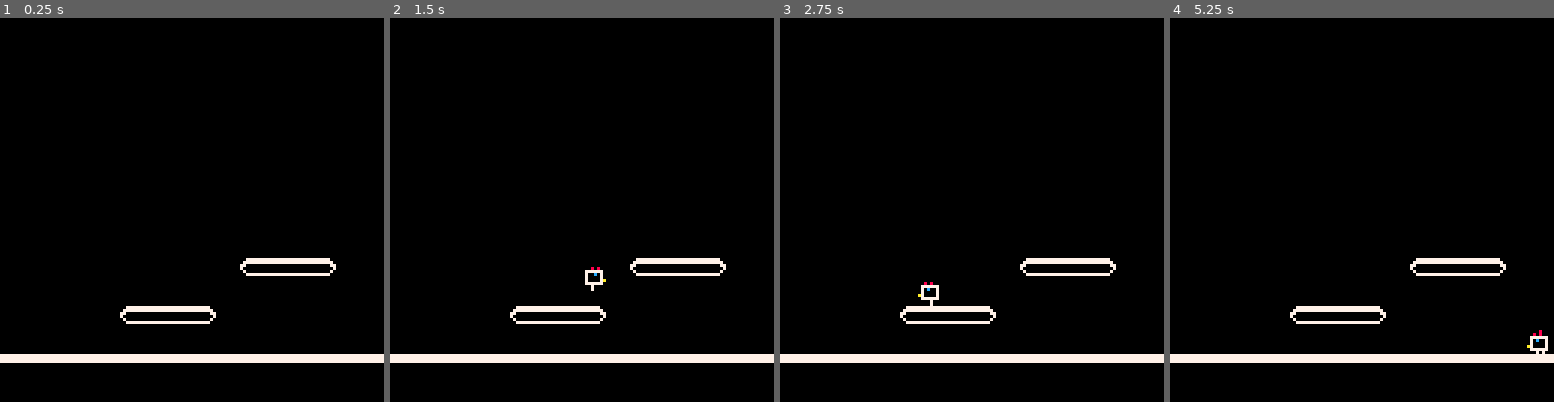
Above: before the commit, frames 1-4 (left to right).
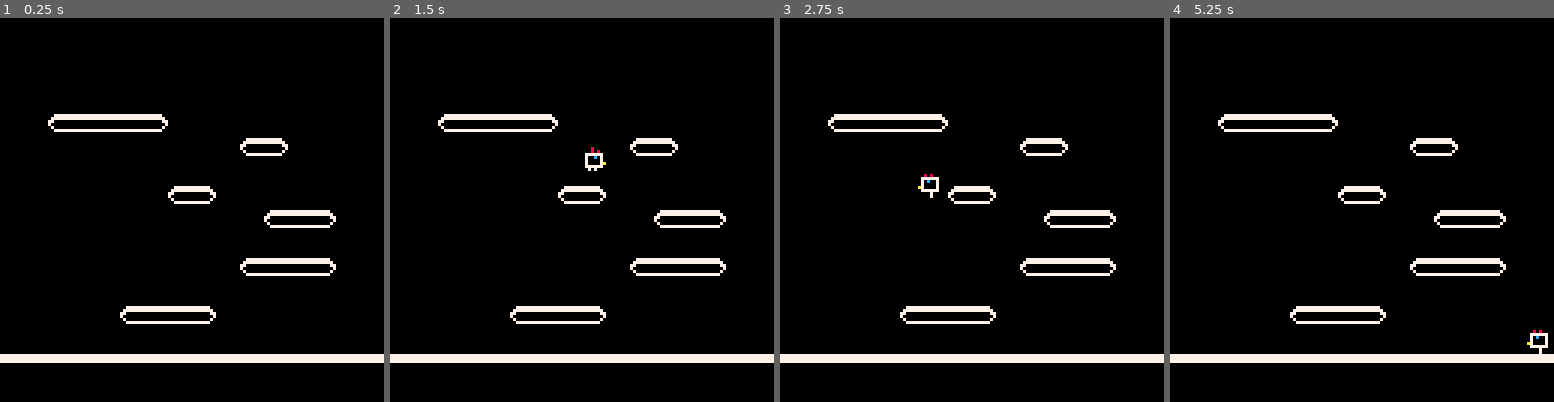
Above: after the commit, the same moments.

Repository: jmcarlson0320/chicken
Game: PICO-8 cartridge chicken.p8
The game is run twice, just before and just after one commit, with the same random seed, the same clock (stepped at 60 frames per second) and the same inputs.
Inputs (mouse positions are in pixels of both pictures, inside the frame that each line leads up to):
- Up to frame 1 (0.25 s): no input
- Up to frame 2 (1.5 s): tap O (Z key) at 0.33, 0.7, 1.43 s; click (459, 121) at 0.67 s; tap X (X key) at 1.07 s; click (520, 267) at 1.22 s
- Up to frame 3 (2.75 s): click (975, 114) at 1.77 s; hold Left 1.97-2.37 s; tap X (X key) at 2.07, 2.4, 2.73 s; tap O (Z key) at 2.22 s; click (1037, 259) at 2.32 s; hold Down from 2.42 s (still down)
- Up to frame 4 (5.25 s): release Down at 2.82 s; click (1492, 106) at 2.87 s; hold Right 2.87-3.53 s; tap X (X key) every 0.33 s from 3.07 to 5.07 s; tap O (Z key) at 3.1, 3.98, 4.87 s; click (1254, 256) at 3.42 s; hold Up 3.58-4.08 s; click (1315, 102) at 3.97 s; hold Right 4.13-4.53 s; click (1381, 248) at 4.52 s; hold Down 4.58-5.08 s; click (1442, 94) at 5.07 s; hold Left from 5.13 s (still down)

The runs differ from the first frame. In frame 1, 1.7% of the frame differs, in the area x 12-88%, y 25-55%; in frame 2, 2.0%, in the area x 12-88%, y 25-72%; in frame 3, 2.0%; in frame 4, 1.9%.

Commit message:
Add more platforms

Diff:
--- a/chicken.lua
+++ b/chicken.lua
@@ -328,13 +328,11 @@
 				if not fget(collision.tile, 1) then
 					obj.dx = 0
 					obj.sub_x = 0
-					obj.collision_x = true
 					break
 				end
 			end
 			obj.x += sign
 			move_x -= sign
-			obj.collision_x = false
 		end
 
 	end
@@ -359,10 +357,12 @@
 						obj.on_ground = true
 						break
 					end
-				else
+				elseif fget(collision.tile, 0) then -- solid
 					obj.dy = 0
 					obj.sub_y = 0
-					obj.on_ground = true
+					if dy > 0 then
+						obj.on_ground = true
+					end
 					break
 				end
 			end
--- a/chicken.p8
+++ b/chicken.p8
@@ -43,11 +43,11 @@
 0000000000000000000000000000000000000000000000000000000000000000000000000000000000000000000000000000000000000000000000000000000000000000000000000000000000000000000000000000000000000000000000000000000000000000000000000000000000000000000000000000000000000000
 0000000000000000000000000000000000000000000000000000000000000000000000000000000000000000000000000000000000000000000000000000000000000000000000000000000000000000000000000000000000000000000000000000000000000000000000000000000000000000000000000000000000000000
 0000000000000000000000000000000000000000000000000000000000000000000000000000000000000000000000000000000000000000000000000000000000000000000000000000000000000000000000000000000000000000000000000000000000000000000000000000000000000000000000000000000000000000
+0000040505050600000000000000000000000000000000000000000000000000000000000000000000000000000000000000000000000000000000000000000000000000000000000000000000000000000000000000000000000000000000000000000000000000000000000000000000000000000000000000000000000000
+0000000000000000000004060000000000000000000000000000000000000000000000000000000000000000000000000000000000000000000000000000000000000000000000000000000000000000000000000000000000000000000000000000000000000000000000000000000000000000000000000000000000000000
 0000000000000000000000000000000000000000000000000000000000000000000000000000000000000000000000000000000000000000000000000000000000000000000000000000000000000000000000000000000000000000000000000000000000000000000000000000000000000000000000000000000000000000
-0000000000000000000000000000000000000000000000000000000000000000000000000000000000000000000000000000000000000000000000000000000000000000000000000000000000000000000000000000000000000000000000000000000000000000000000000000000000000000000000000000000000000000
-0000000000000000000000000000000000000000000000000000000000000000000000000000000000000000000000000000000000000000000000000000000000000000000000000000000000000000000000000000000000000000000000000000000000000000000000000000000000000000000000000000000000000000
-0000000000000000000000000000000000000000000000000000000000000000000000000000000000000000000000000000000000000000000000000000000000000000000000000000000000000000000000000000000000000000000000000000000000000000000000000000000000000000000000000000000000000000
-0000000000000000000000000000000000000000000000000000000000000000000000000000000000000000000000000000000000000000000000000000000000000000000000000000000000000000000000000000000000000000000000000000000000000000000000000000000000000000000000000000000000000000
+0000000000000004060000000000000000000000000000000000000000000000000000000000000000000000000000000000000000000000000000000000000000000000000000000000000000000000000000000000000000000000000000000000000000000000000000000000000000000000000000000000000000000000
+0000000000000000000000040506000000000000000000000000000000000000000000000000000000000000000000000000000000000000000000000000000000000000000000000000000000000000000000000000000000000000000000000000000000000000000000000000000000000000000000000000000000000000
 0000000000000000000000000000000000000000000000000000000000000000000000000000000000000000000000000000000000000000000000000000000000000000000000000000000000000000000000000000000000000000000000000000000000000000000000000000000000000000000000000000000000000000
 0000000000000000000004050506000000000000000000000000000000000000000000000000000000000000000000000000000000000000000000000000000000000000000000000000000000000000000000000000000000000000000000000000000000000000000000000000000000000000000000000000000000000000
 0000000000000000000000000000000000000000000000000000000000000000000000000000000000000000000000000000000000000000000000000000000000000000000000000000000000000000000000000000000000000000000000000000000000000000000000000000000000000000000000000000000000000000
